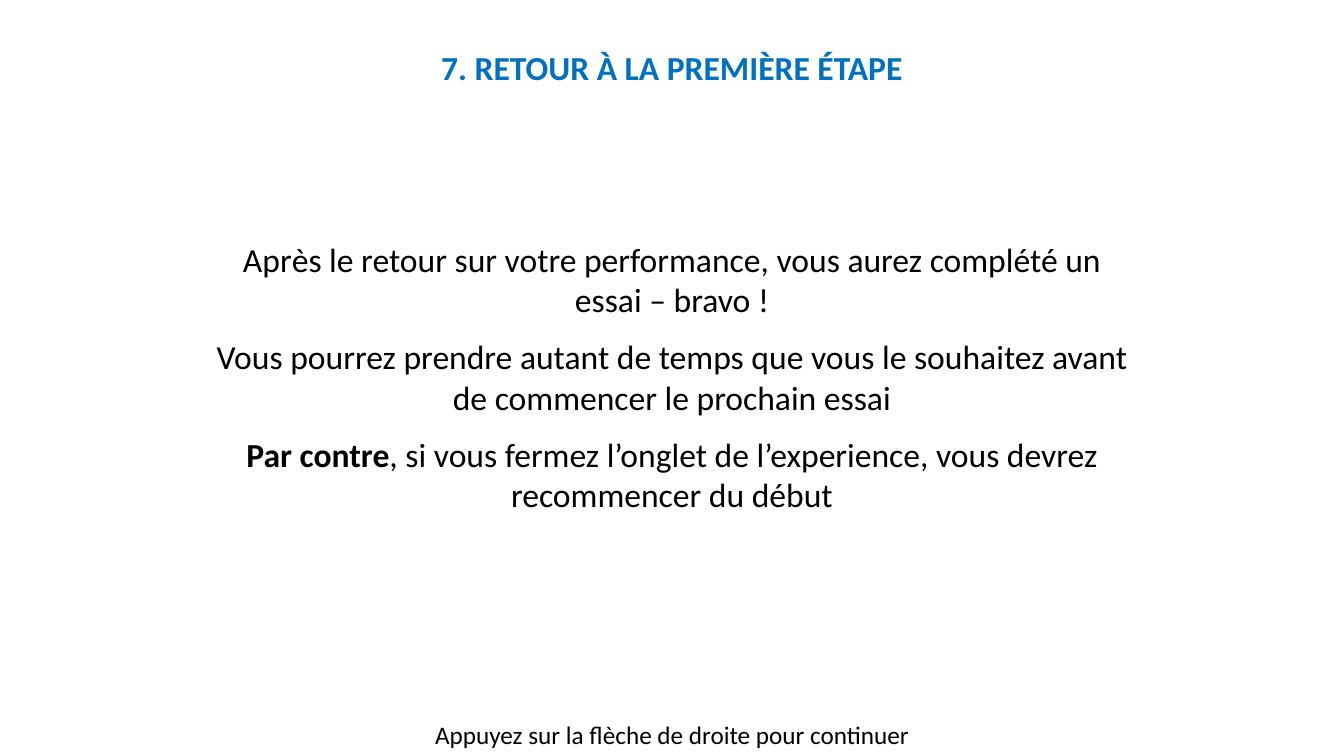
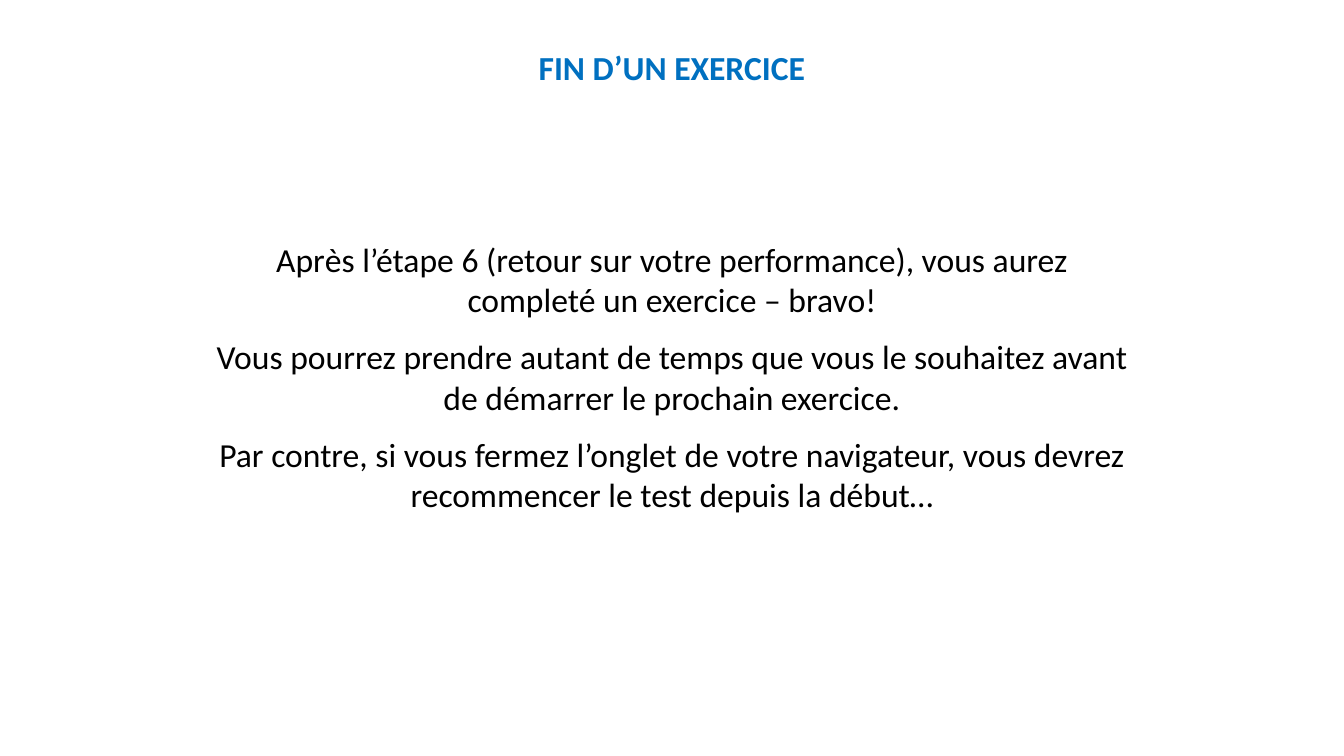
Before and after one commit to MBB-team/Online_Testing, a slide deck: slide 31 of src/Self_Efficacy/Stimuli/Instructions.pptx (slide 43 before the commit). Drawn at 1344x756 pixels with LibreOffice and Linux fonts; fonts in the diff are those of the drawing. Boxes give left, top, right and bottom in pixels: in the first picture for what was removed or moved away, otherwise in the second. Text is boxed around its words. In the diff, an @@ line names an element or a change of style, - is before the commit and + after.

```diff
--- a/src/Self_Efficacy/Stimuli/Instructions.pptx
+++ b/src/Self_Efficacy/Stimuli/Instructions.pptx
@@ text at bbox=[539, 55, 805, 81]: text changed @@
-7. RETOUR À LA PREMIÈRE ÉTAPE
+FIN D’UN EXERCICE
@@ text at bbox=[217, 247, 1127, 513]: text changed @@
-Après le retour sur votre performance, vous aurez complété un essai – bravo !
-Vous pourrez prendre autant de temps que vous le souhaitez avant de commencer le prochain essai
-Par contre, si vous fermez l’onglet de l’experience, vous devrez recommencer du début
+Après l’étape 6 (retour sur votre performance), vous aurez completé un exercice – bravo!
+Vous pourrez prendre autant de temps que vous le souhaitez avant de démarrer le prochain exercice.
+Par contre, si vous fermez l’onglet de votre navigateur, vous devrez recommencer le test depuis la début…
@@ text removed at bbox=[435, 726, 909, 748] @@
-Appuyez sur la flèche de droite pour continuer
```
Also in this commit, not shown: 23 other slides changed, 9 slides added, 21 slides removed, 35 other files.
